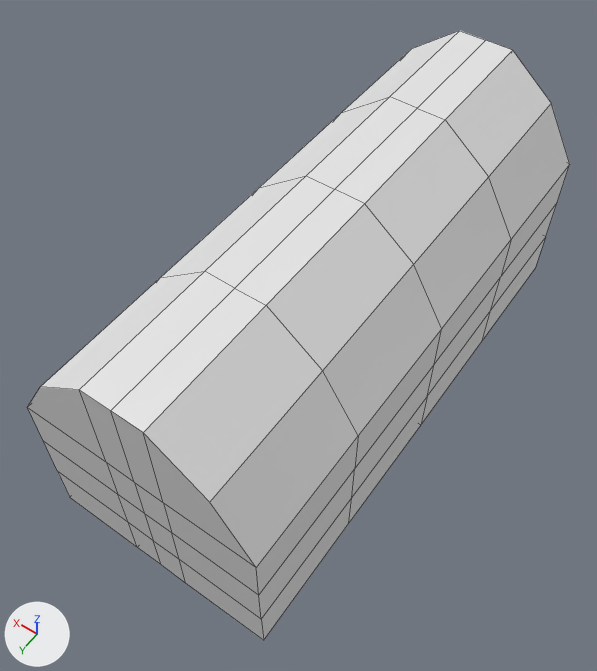
One commit to the Blender file obj_chest_jiwan_01.blend: the scene before it, then after it.
One viewpoint serves both versions: a 50 mm lens placed at (-3.49, 5.54, 9.09), pointed at (0.07, 0.56, 1.25). Every picture has the same lights, and +X, +Y and +Z are marked at lower left. The picture after the commit comes second. Mesh edges are drawn as thin lines.

Before the edit, the objects in view are built like this:
```python
me_cube_001 = bpy.data.meshes.new('Cube.001')
me_cube_001.from_pydata(...)  # 33 vertices, 24 faces; spans x 0.0..1.0, y 0.0..1.0, z -1.0..2.26
ob_cube = bpy.data.objects.new('Cube', me_cube_001)
ob_cube.location = (0.0, 0.0, 0.95)
ob_cube.scale = (1.47, 3.37, 1.0)
_m = ob_cube.modifiers.new('Mirror', 'MIRROR')
_m.use_axis = (True, True, False)
_m.use_clip = True
```
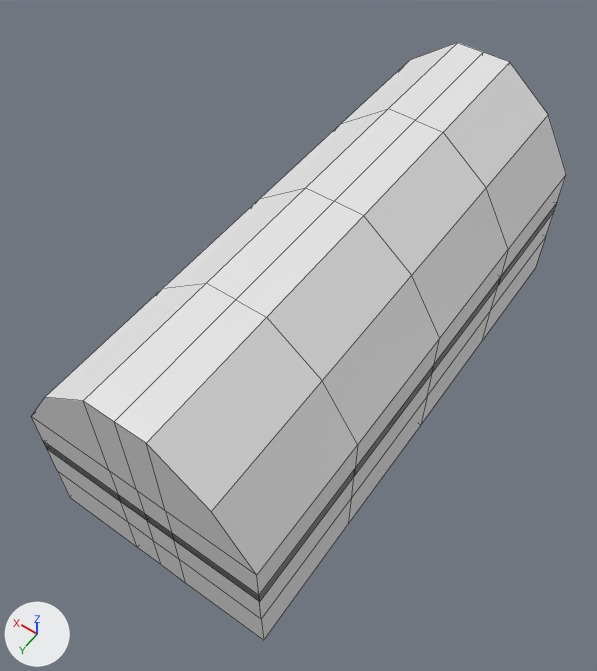
Diff of the bpy script that builds the scene:
```diff
--- a/obj_chest_jiwan_01.blend.py
+++ b/obj_chest_jiwan_01.blend.py
@@ me_cube_001 @@
 # used by ob_cube; location = (0.0, 0.0, 0.95); scale = (1.47, 3.37, 1.0)
-me_cube_001.from_pydata(...)  # 33 vertices, 24 faces; spans x 0.0..1.0, y 0.0..1.0, z -1.0..2.26
+me_cube_001.from_pydata(...)  # 38 vertices, 24 faces; spans x 0.0..1.47, y 0.0..3.37, z -1.0..2.09
+# me_cube_001 part 1: a new loose piece of 19 vertices spanning x 0.0..1.47, y 0.0..3.37, z 0.16..2.09
+# me_cube_001 part 2
+# 32 vertices are removed from x 0.0..1.0, y 0.0..1.0, z -1.0..2.26
+# 24 faces are deleted
+# 13 vertices are added at x 0.0..1.47, y 0.0..3.37, z -1.0..0.33
+# 5 new vertices lie (1.1, 0.0, 0.0) away from vertices in x 0.37, y 0.0..3.37, z -1.0..0.33
+# 12 new faces join them
@@ ob_cube @@
 ob_cube.location = (0.0, 0.0, 0.95)
-ob_cube.scale = (1.47, 3.37, 1.0)
 _m = ob_cube.modifiers.new('Mirror', 'MIRROR')
@@ ob_cube @@
 _m = ob_cube.modifiers.new('Mirror', 'MIRROR')
 _m.use_clip = True
+_m = ob_cube.modifiers.new('Solidify', 'SOLIDIFY')
+_m.thickness = 0.08
+_m.use_even_offset = True
```

Pixel boxes (x1, y1, x2, y2) of what changed, in the pictures (597 x 671 px):
'Cube', reshaped, modifiers changed, rescaled
    before: (27, 31, 570, 641)
    after: (32, 43, 566, 641)
part 1 of me_cube_001, added
    after: (32, 43, 566, 599)
part 2 of me_cube_001, cut back
    before: (27, 31, 570, 605)
    after: (43, 204, 556, 605)
